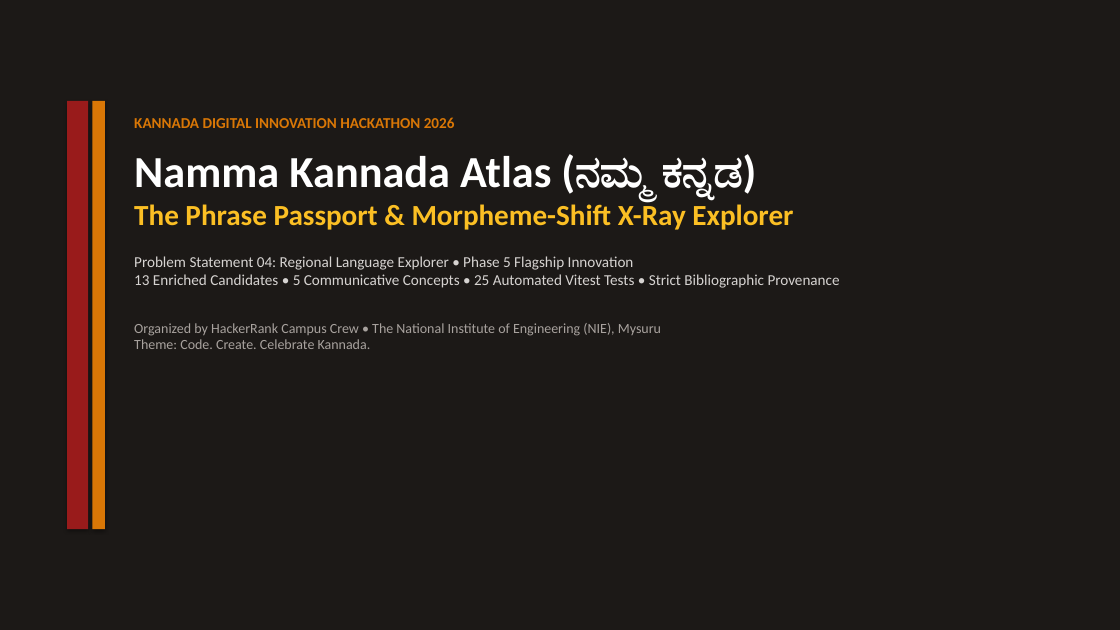
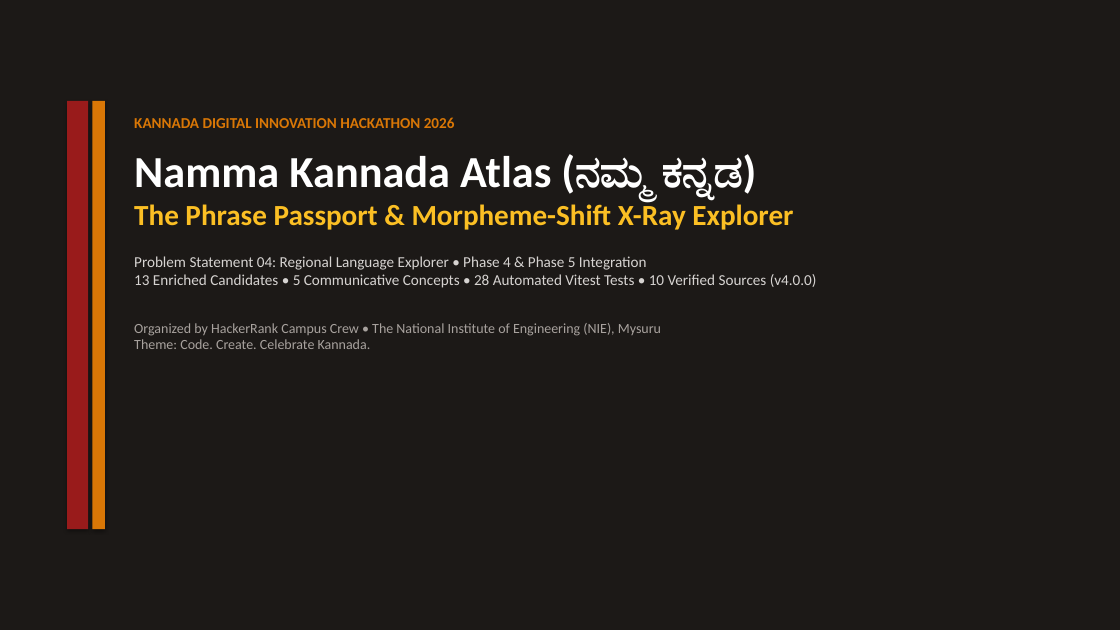
Before and after one commit to anandaram240-wq/yatrika-ai, a slide deck: slide 1 of Namma_Kannada_Regional_Explorer_Presentation.pptx. Drawn at 1120x630 pixels with LibreOffice and Linux fonts; fonts in the diff are those of the drawing. Boxes give left, top, right and bottom in pixels: in the first picture for what was removed or moved away, otherwise in the second. Text is boxed around its words. In the diff, an @@ line names an element or a change of style, - is before the commit and + after.

Commit message:
feat(phase-4): integrate Phase 4 bibliographic forensics, 10-source registry v4.0.0, rights_and_provenance, 7-state matrix, and 28 Vitest tests

```diff
--- a/Namma_Kannada_Regional_Explorer_Presentation.pptx
+++ b/Namma_Kannada_Regional_Explorer_Presentation.pptx
@@ text at (x1=134, y1=256, x2=817, y2=288): text changed @@
-Problem Statement 04: Regional Language Explorer • Phase 5 Flagship Innovation
-13 Enriched Candidates • 5 Communicative Concepts • 25 Automated Vitest Tests • Strict Bibliographic Provenance
+Problem Statement 04: Regional Language Explorer • Phase 4 & Phase 5 Integration
+13 Enriched Candidates • 5 Communicative Concepts • 28 Automated Vitest Tests • 10 Verified Sources (v4.0.0)
```
Also in this commit, not shown: 4 other slides changed, 13 other files.
